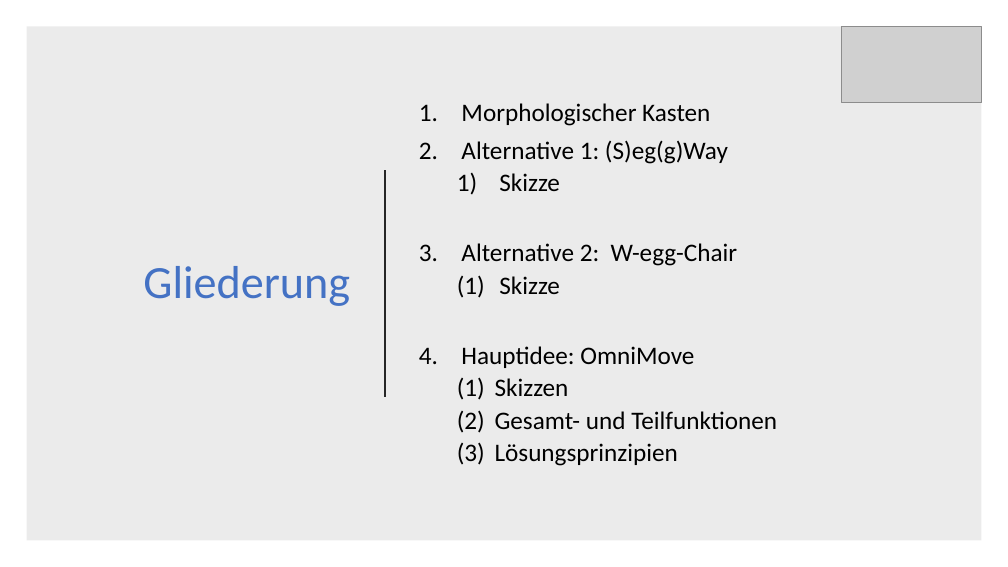
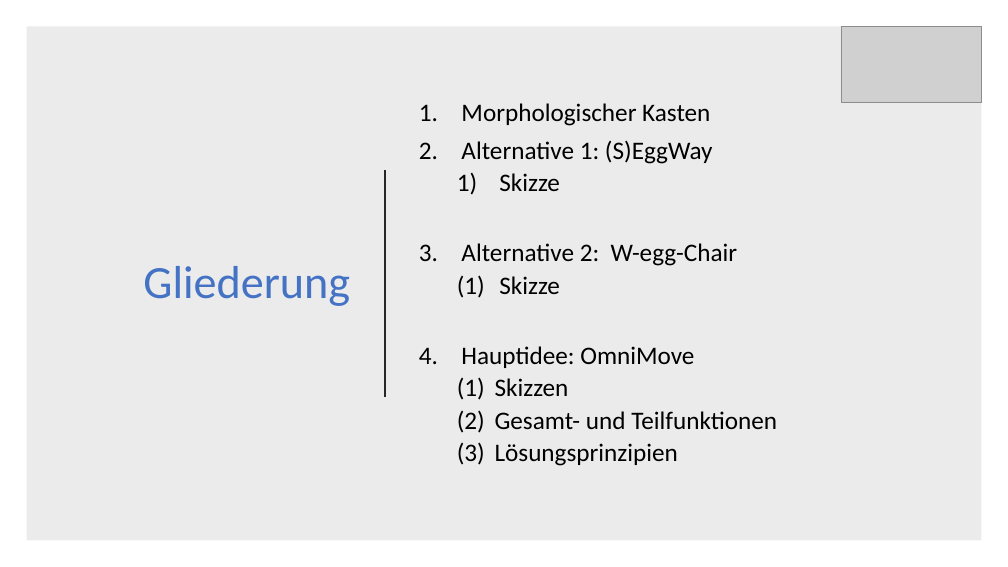
Before and after one commit to Khodii/OmniMoveCar, a slide deck: slide 2 of Praktikum Produktionstechnik M2.pptx. Drawn at 1008x567 pixels with LibreOffice and Linux fonts; fonts in the diff are those of the drawing; grey boxes stand for pictures. Boxes give left, top, right and bottom in pixels: in the first picture for what was removed or moved away, otherwise in the second. Text is boxed around its words. In the diff, an @@ line names an element or a change of style, - is before the commit and + after.

```diff
--- a/Praktikum Produktionstechnik M2.pptx
+++ b/Praktikum Produktionstechnik M2.pptx
@@ text at (461,140,713,164): text changed @@
-2. Alternative 1: (S)eg(g)Way
+2. Alternative 1: (S)EggWay
```
Also in this commit, not shown: 1 other slide changed.
